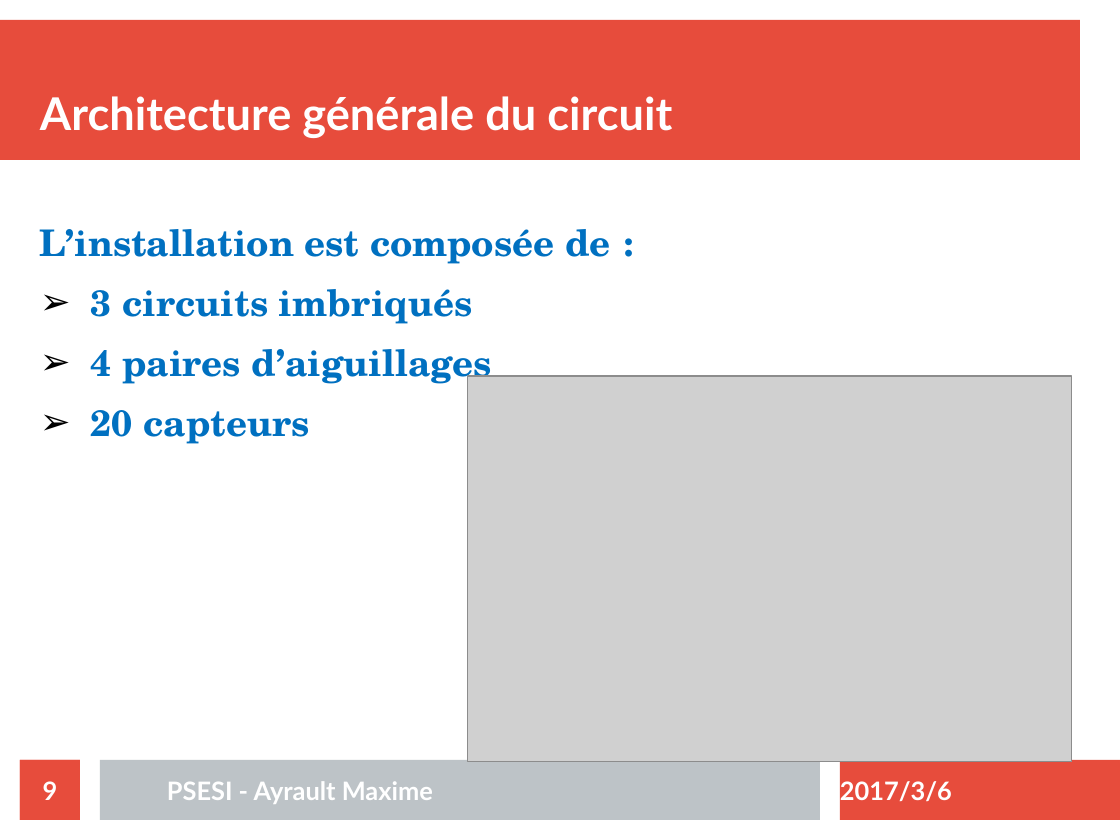
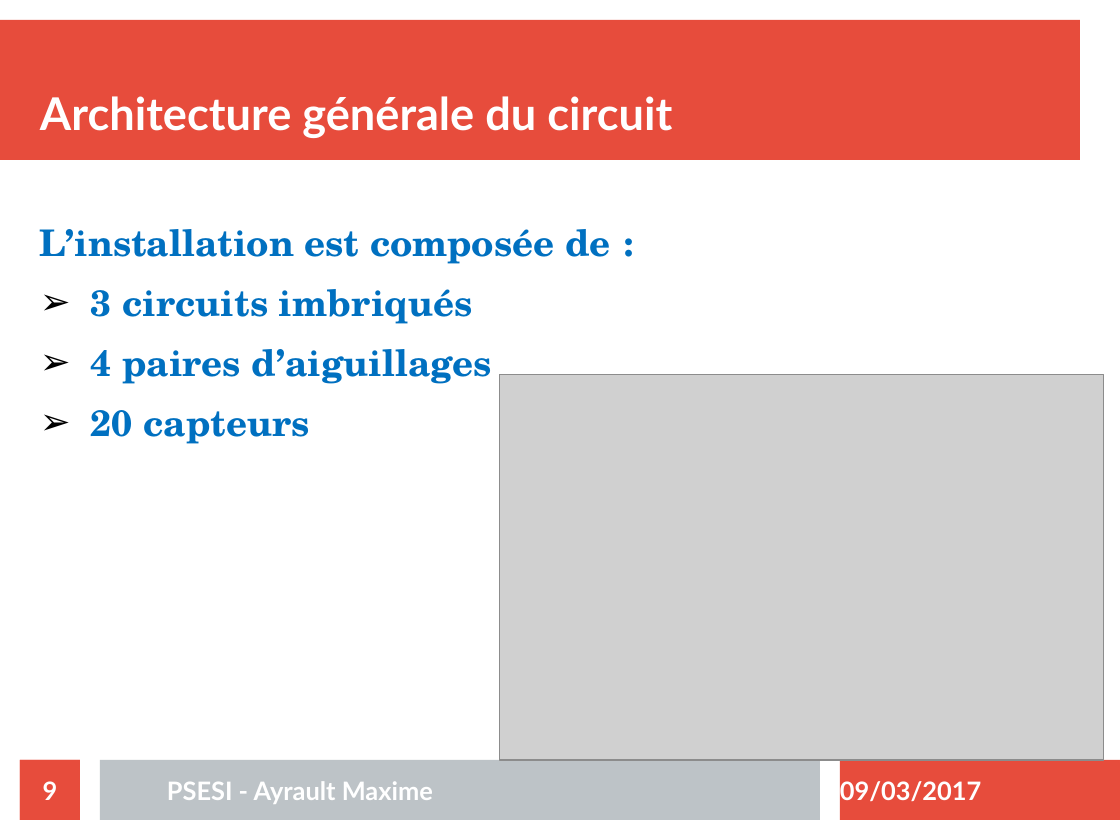
Before and after one commit to maximouth/psesi, a slide deck: slide 9 of Presentation/presentation.odp. Drawn at 1120x840 pixels with LibreOffice and Linux fonts; fonts in the diff are those of the drawing; grey boxes stand for pictures. Boxes give left, top, right and bottom in pixels: in the first picture for what was removed or moved away, otherwise in the second. Text is boxed around its words. In the diff, an @@ line names an element or a change of style, - is before the commit and + after.

```diff
--- a/Presentation/presentation.odp
+++ b/Presentation/presentation.odp
@@ picture moved from (x1=469, y1=376, x2=1072, y2=762) to (x1=500, y1=374, x2=1104, y2=760) @@
@@ text at (x1=840, y1=781, x2=982, y2=801): text changed @@
-2017/3/6
+09/03/2017
```
Also in this commit, not shown: 22 other slides changed, 2 slides added, 28 other files.
